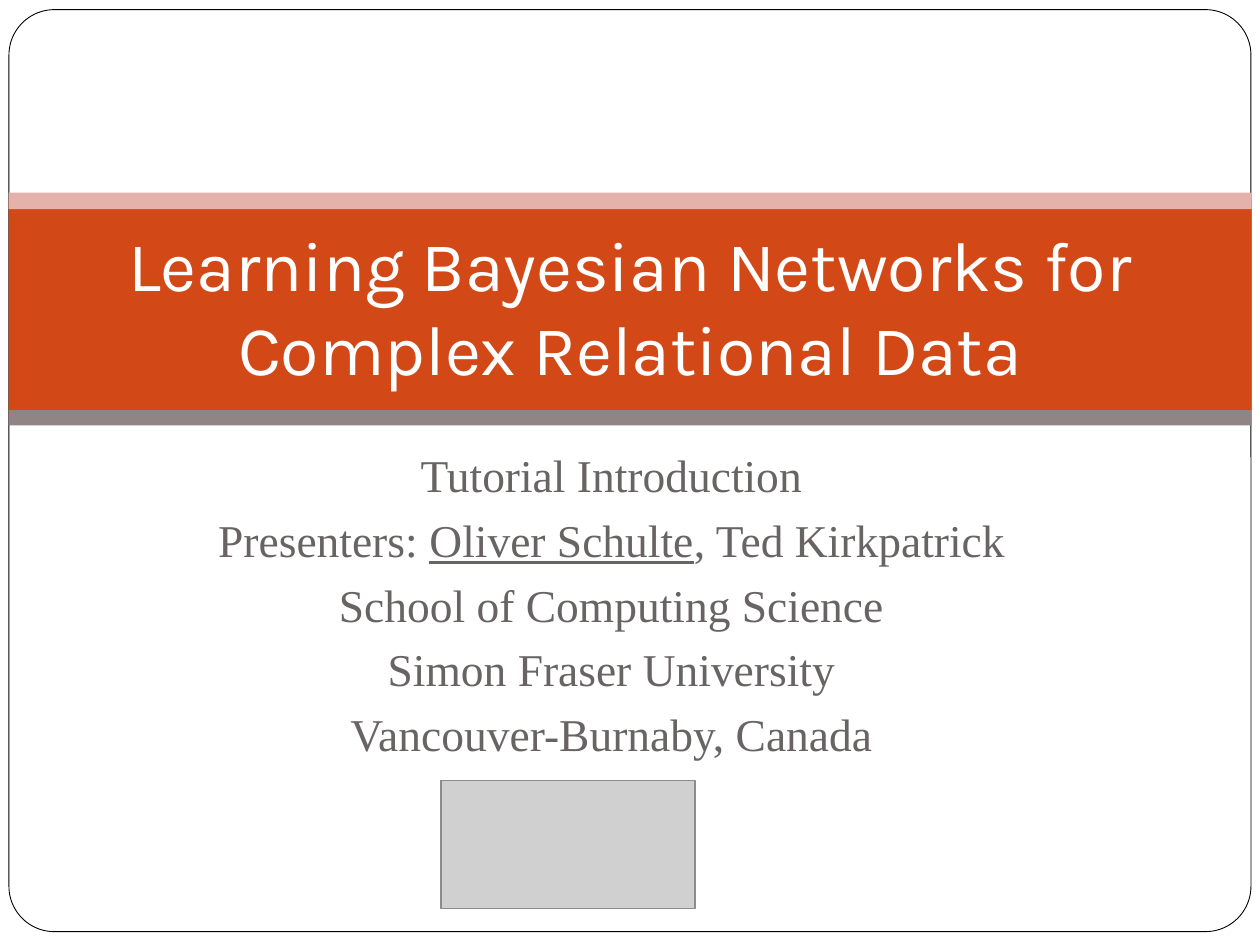
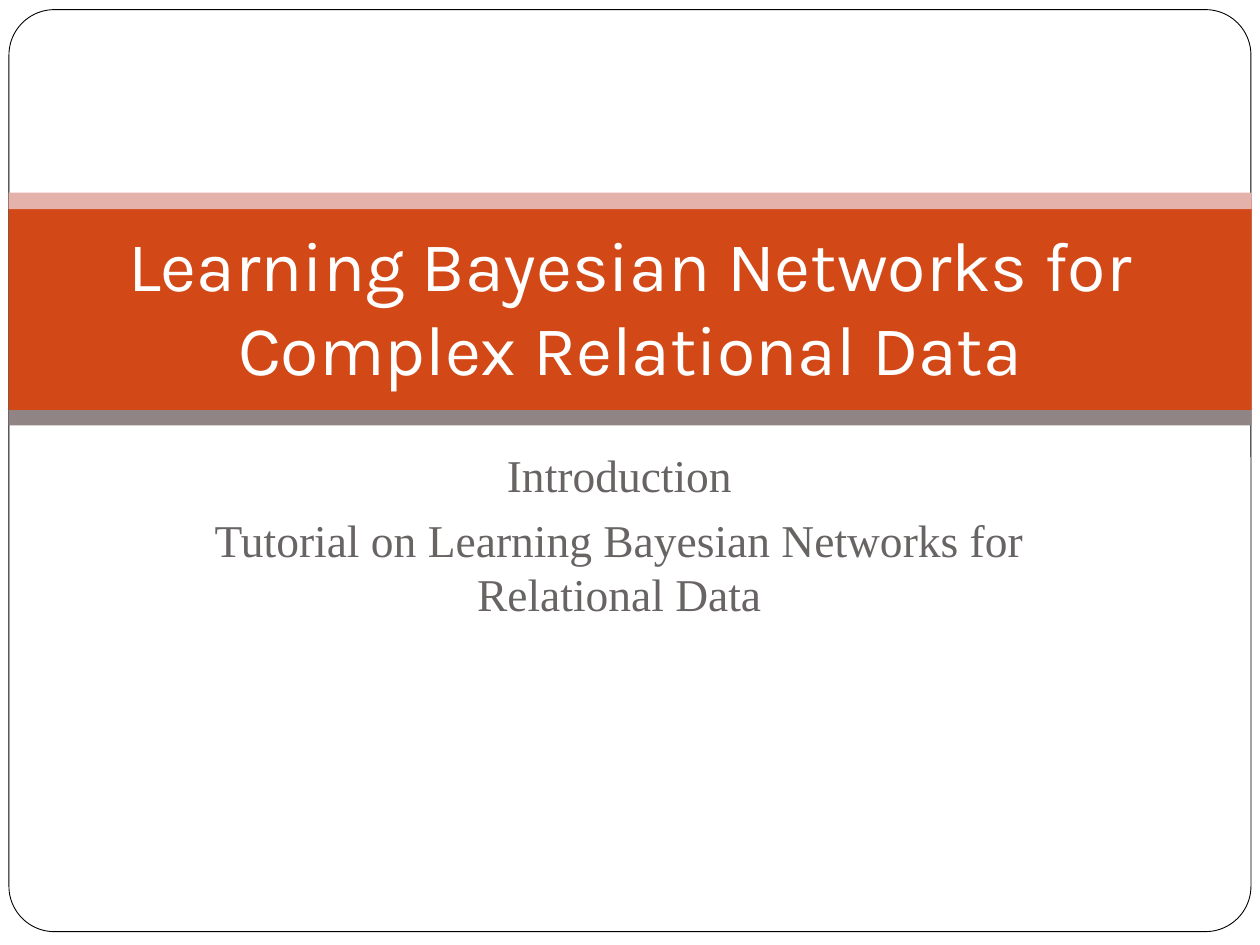
Before and after one commit to oschulte/srl-tutorial-slides, a slide deck: slide 1 of ch0-example-queries.pptx. Drawn at 1260x945 pixels with LibreOffice and Linux fonts; fonts in the diff are those of the drawing; grey boxes stand for pictures; background and template pictures are left out. Boxes give left, top, right and bottom in pixels: in the first picture for what was removed or moved away, otherwise in the second. Text is boxed around its words. In the diff, an @@ line names an element or a change of style, - is before the commit and + after.

```diff
--- a/ch0-example-queries.pptx
+++ b/ch0-example-queries.pptx
@@ subtitle at (215, 460, 1023, 612): text changed @@
-Tutorial Introduction
-Presenters: Oliver Schulte, Ted Kirkpatrick
-School of Computing Science
-Simon Fraser University
-Vancouver-Burnaby, Canada
+Introduction
+Tutorial on Learning Bayesian Networks for Relational Data
@@ picture removed at (441, 780, 696, 908) @@
```
Also in this commit, not shown: 2 other slides changed, 14 other files.
